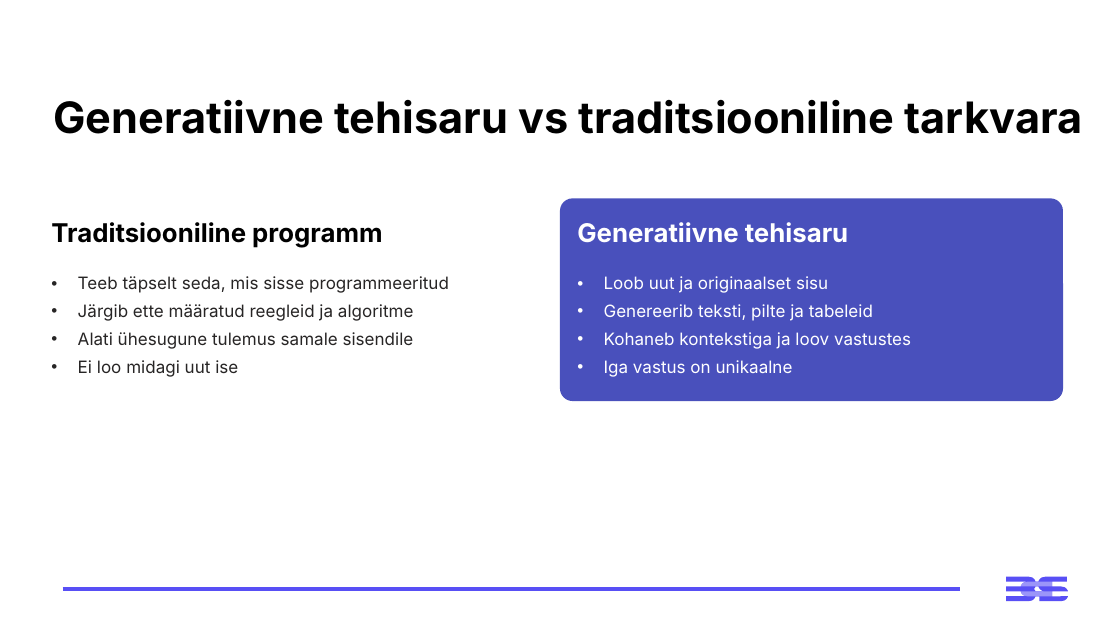
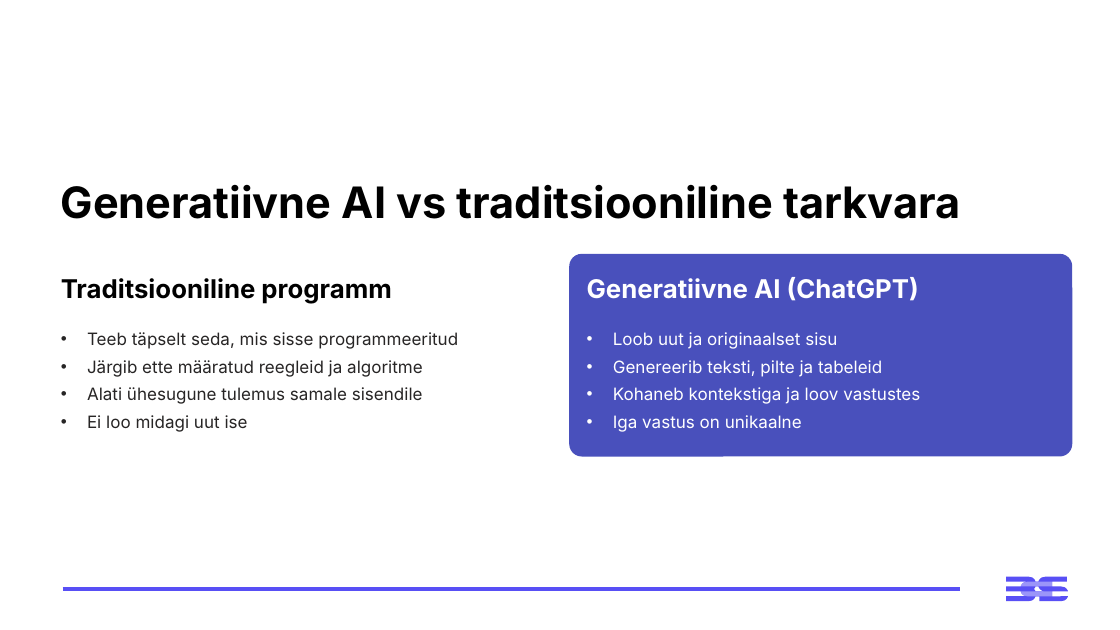
Before and after one commit to virverani/andmetarkus_2026_kevad, a slide deck: slide 6 of Day15/15-paev-andmetarkus-esitlus.pptx (slide 5 before the commit). Drawn at 1120x630 pixels with LibreOffice and Linux fonts; fonts in the diff are those of the drawing. Boxes give left, top, right and bottom in pixels: in the first picture for what was removed or moved away, otherwise in the second. Text is boxed around its words. In the diff, an @@ line names an element or a change of style, - is before the commit and + after.

```diff
--- a/Day15/15-paev-andmetarkus-esitlus.pptx
+++ b/Day15/15-paev-andmetarkus-esitlus.pptx
@@ text at <box>61,185,961,219</box>: text changed @@
-Generatiivne tehisaru vs traditsiooniline tarkvara
+Generatiivne AI vs traditsiooniline tarkvara
@@ 3 texts, 1 rounded rectangle: place and size @@
-3 texts, 1 rounded rectangle at <box>51,198,1064,401</box>
+3 texts, 1 rounded rectangle at <box>61,254,1073,456</box>
@@ text at <box>587,277,919,301</box>: text changed @@
-Generatiivne tehisaru
+Generatiivne AI (ChatGPT)
```
Also in this commit, not shown: 3 other slides changed, 2 other files.
